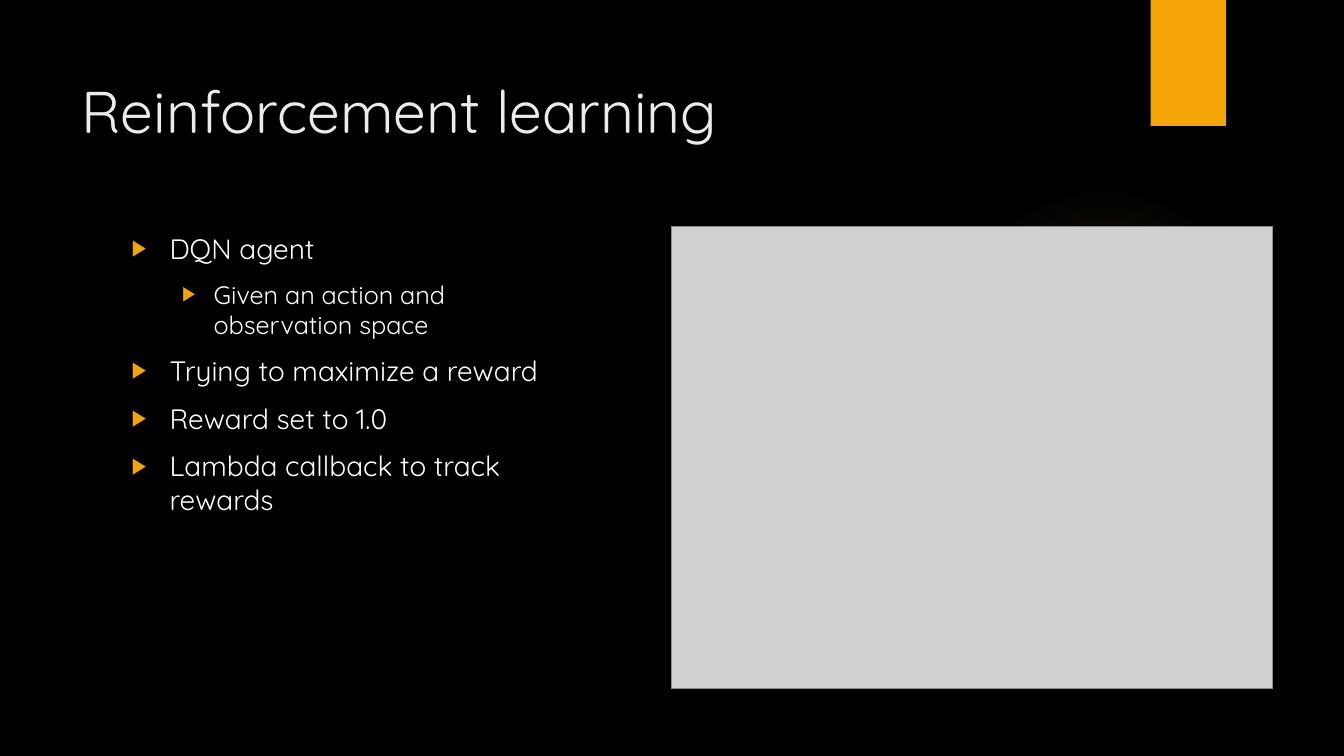
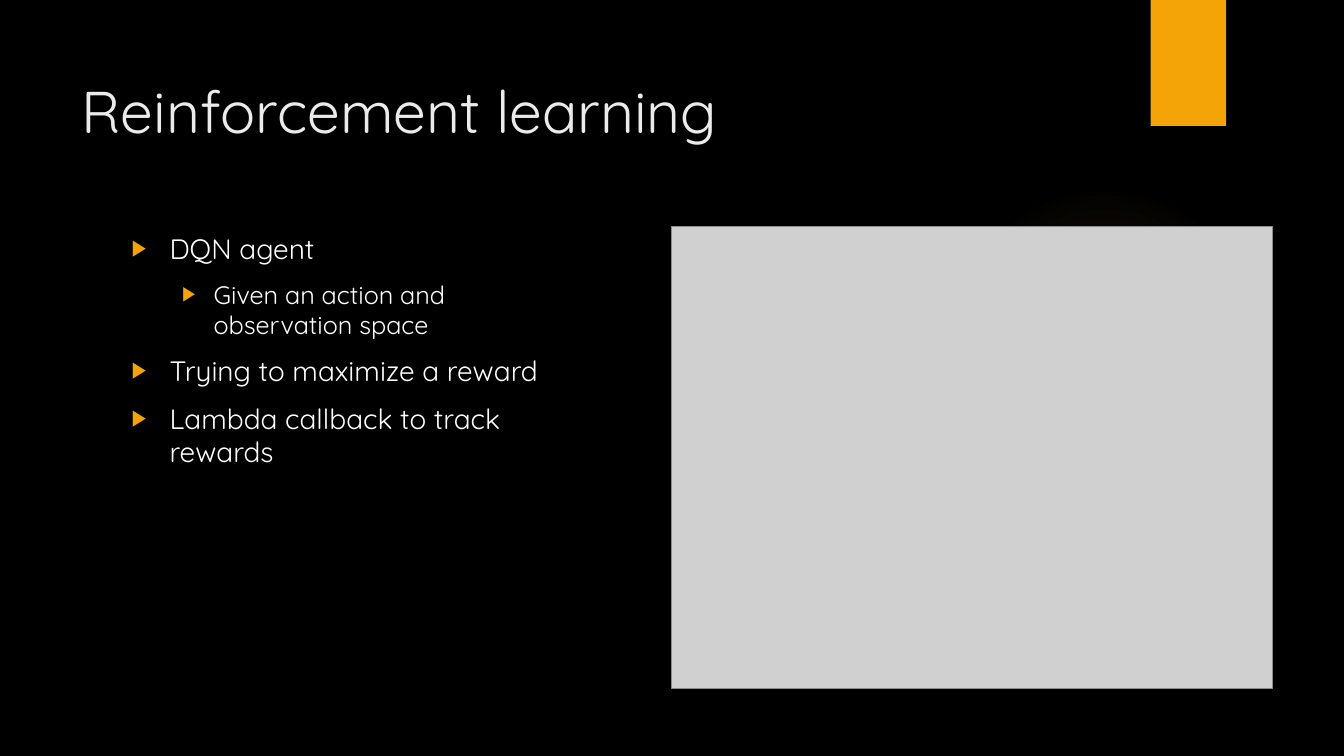
Before and after one commit to westpoint-neural-networks/final-project-connor-smith2, a slide deck: slide 8 of Counting Cards.pptx (slide 4 before the commit). Drawn at 1344x756 pixels with LibreOffice and Linux fonts; fonts in the diff are those of the drawing; grey boxes stand for pictures; background and template pictures are left out. Boxes give left, top, right and bottom in pixels: in the first picture for what was removed or moved away, otherwise in the second. Text is boxed around its words. In the diff, an @@ line names an element or a change of style, - is before the commit and + after.

```diff
--- a/Counting Cards.pptx
+++ b/Counting Cards.pptx
@@ text at [170, 408, 387, 430]: paragraph removed @@
-▶ Reward set to 1.0
```
Also in this commit, not shown: 5 other slides changed, 9 slides added, 4 other files.
